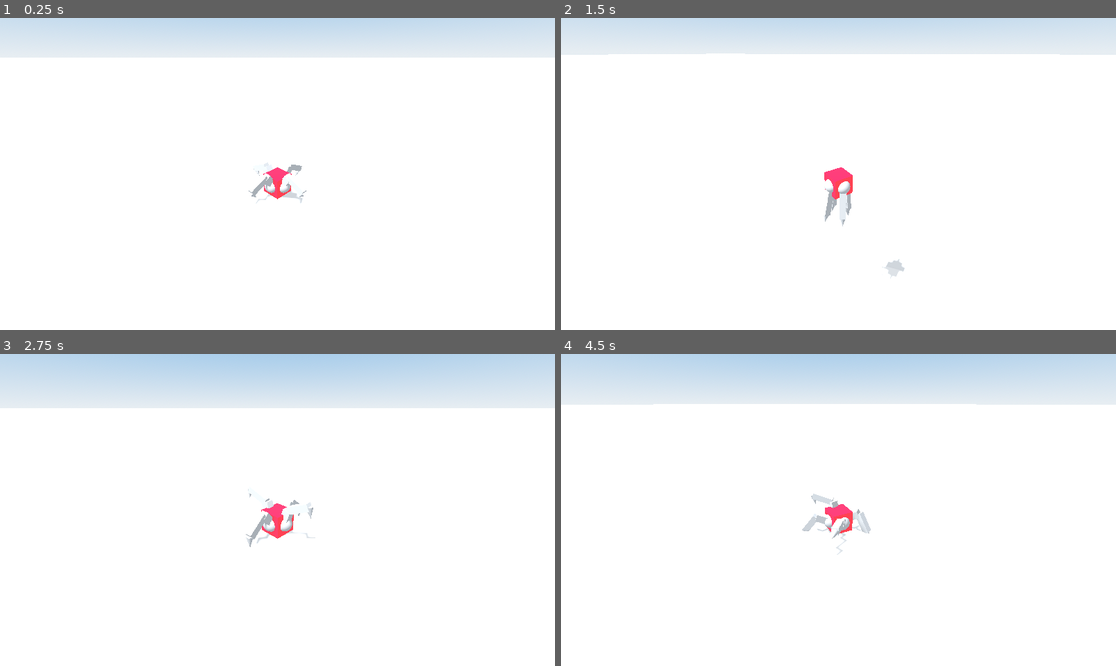
Above: before the commit, frames 1-4 (two rows, left to right).
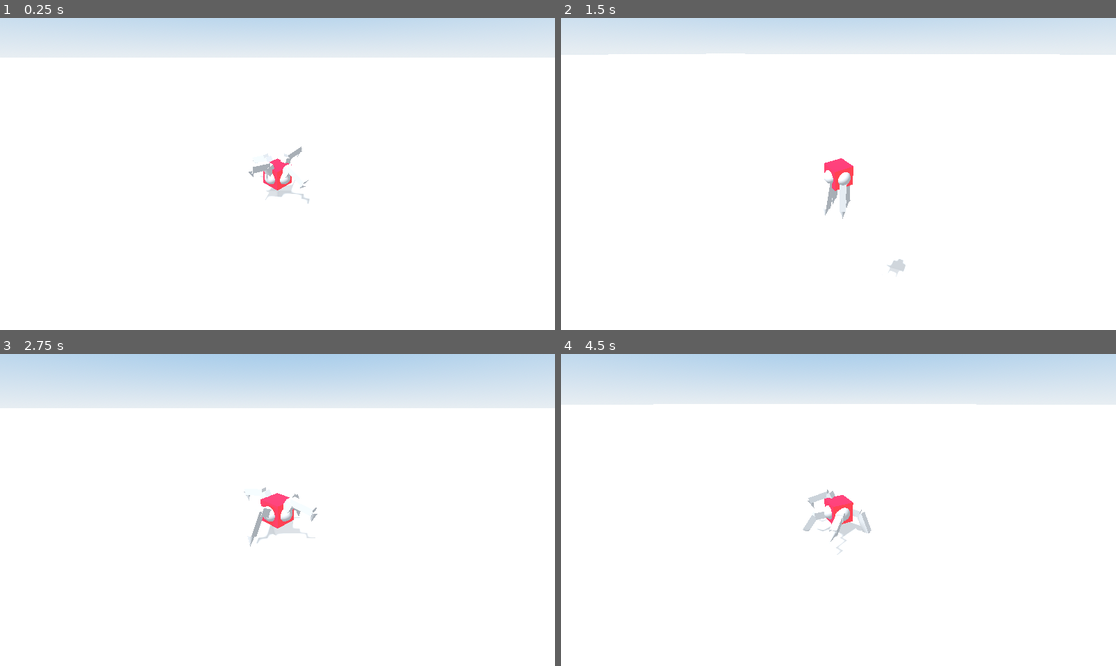
Above: after the commit, the same moments.

Repository: nickyvanurk/game-prototypes
Game: Godot game, scene res://main.tscn
The game is run twice, just before and just after one commit, with the same random seed, the same clock (stepped at 60 frames per second) and the same inputs.
Inputs (mouse positions are in pixels of both pictures, inside the frame that each line leads up to):
- Up to frame 1 (0.25 s): no input
- Up to frame 2 (1.5 s): move the mouse to (866, 174) at 0.52 s; hold Mouse wheel down (zoom_in) 0.53-1.28 s; hold W (move_forward) from 0.53 s (still down); tap Space (jump) at 0.77 s; move the mouse to (810, 174) at 1.27 s; tap Mouse wheel up (zoom_out) at 1.35 s
- Up to frame 3 (2.75 s): keep holding W (move_forward); tap Space (jump) at 1.52 s; move the mouse to (288, 503) at 2.02 s; hold Mouse wheel down (zoom_in) from 2.03 s (still down)
- Up to frame 4 (4.5 s): keep holding W (move_forward); move the mouse to (832, 516) at 2.77 s; release Mouse wheel down (zoom_in) at 2.78 s; tap Mouse wheel up (zoom_out) at 2.85, 4.35 s; tap Space (jump) at 3.02, 3.77 s; move the mouse to (877, 513) at 3.52 s; hold Mouse wheel down (zoom_in) 3.53-4.28 s; move the mouse to (794, 506) at 4.27 s

The runs differ from the first frame. In frame 1, 0.7% of the frame differs, in the area x 44-56%, y 41-60%; in frame 2, 0.6%; in frame 3, 0.7%, in the area x 43-58%, y 42-62%; in frame 4, 0.7%.

Commit message:
Raise body from floor

Diff:
--- a/procedural-animation/player/player.tscn
+++ b/procedural-animation/player/player.tscn
@@ -39,7 +39,7 @@
 shape = SubResource("BoxShape3D_su7qr")
 
 [node name="Body" type="MeshInstance3D" parent="CollisionShape3D"]
-transform = Transform3D(1, 0, 0, 0, 1, 0, 0, 0, 1, 0, 0, 0)
+transform = Transform3D(1, 0, 0, 0, 1, 0, 0, 0, 1, 0, 0.1, 0)
 material_override = SubResource("StandardMaterial3D_ifpew")
 mesh = SubResource("BoxMesh_8pgsq")
 skeleton = NodePath("../..")
